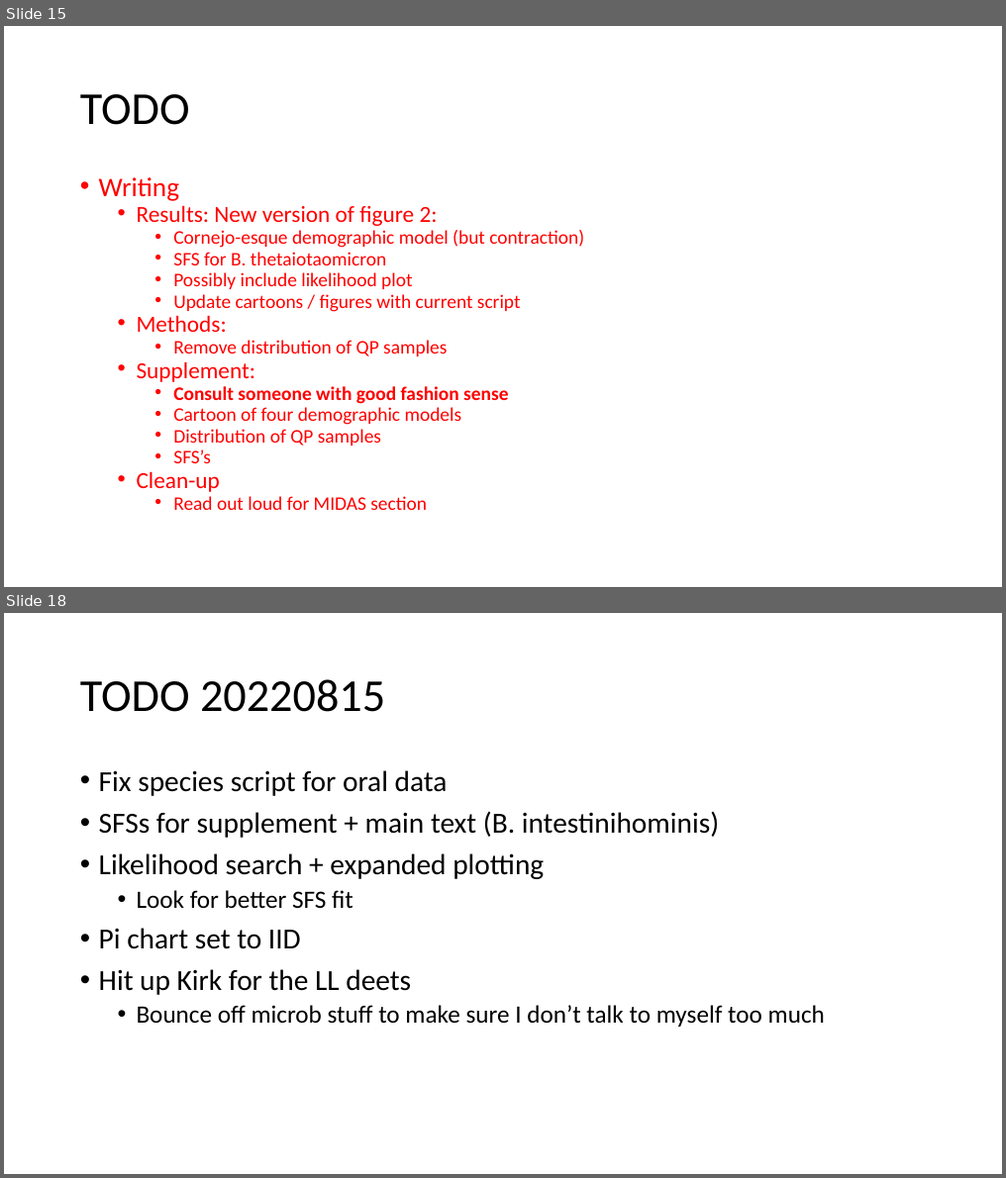
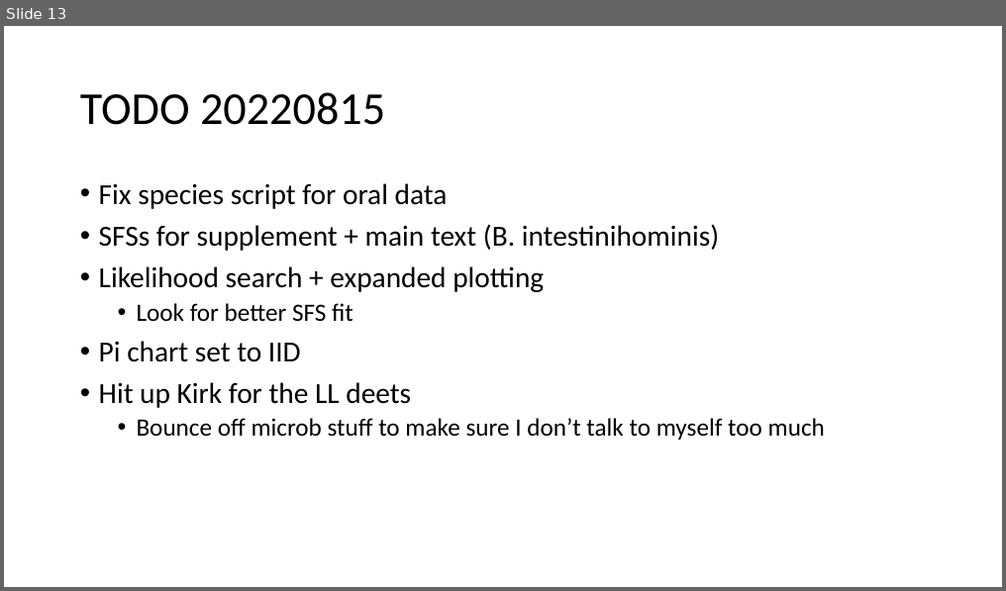
Before and after one commit to jon-mah/demo_for_ccgb, a slide deck: Summary/20220822_microbiome_demographic_slides.pptx. Shown one above the other, each under a label of ours: slides 15 and 18 before the commit, slide 13 after it; the slides between them are not shown. The pictures are 1006x1178 and 1006x591 pixels, drawn with LibreOffice and Linux fonts; fonts in the diff are those of the drawing. Boxes give left, top, right and bottom in pixels: in the first picture for what was removed or moved away, otherwise in the second. Text is boxed around its words. In the diff, an @@ line names an element or a change of style, - is before the commit and + after.

```diff
--- a/Summary/20220822_microbiome_demographic_slides.pptx
+++ b/Summary/20220822_microbiome_demographic_slides.pptx
@@ slide 15 removed at (4, 26, 1002, 587), background #FFFFFF @@
@@ title removed at (80, 94, 190, 125) @@
-TODO
@@ text removed at (99, 177, 584, 510) @@
-• Writing
-  • Results: New version of figure 2:
-    • Cornejo-esque demographic model (but contraction)
-    • SFS for B. thetaiotaomicron
-    • Possibly include likelihood plot
-    • Update cartoons / figures with current script
-  • Methods:
-    • Remove distribution of QP samples
-  • Supplement:
-    • Consult someone with good fashion sense
-    • Cartoon of four demographic models
-    • Distribution of QP samples
-    • SFS’s
-  • Clean-up
-    • Read out loud for MIDAS section
@@ what was slide 18 is now slide 13 @@
```
Also in this commit, not shown: 5 slides changed, 2 slides added, 6 other slides removed, 4 other files.
